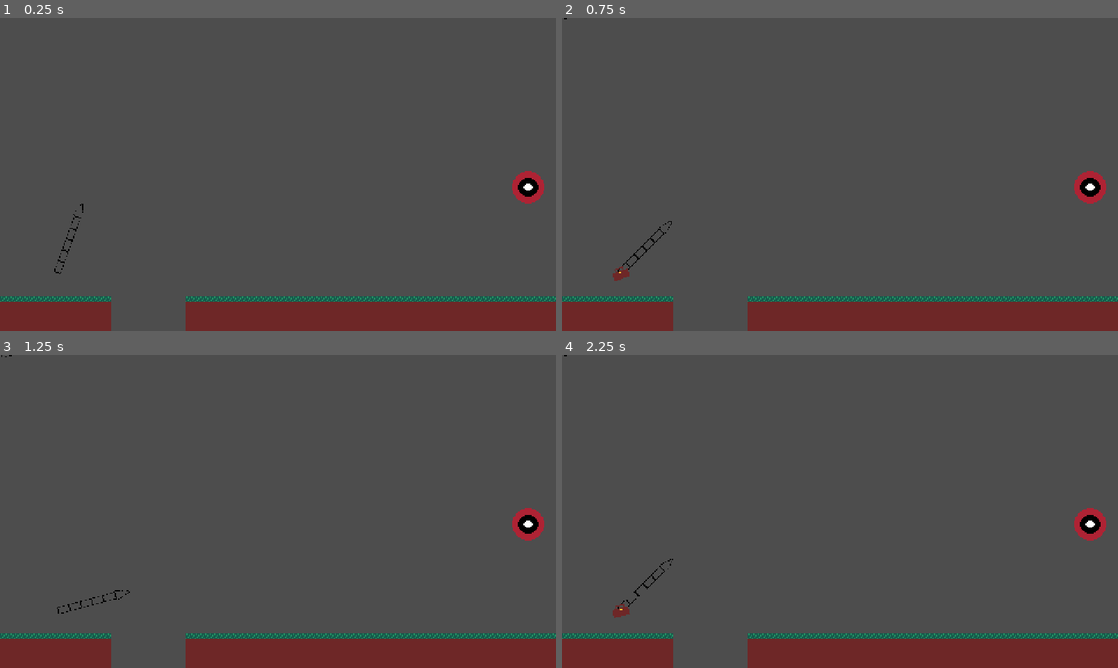
Above: before the commit, frames 1-4 (two rows, left to right).
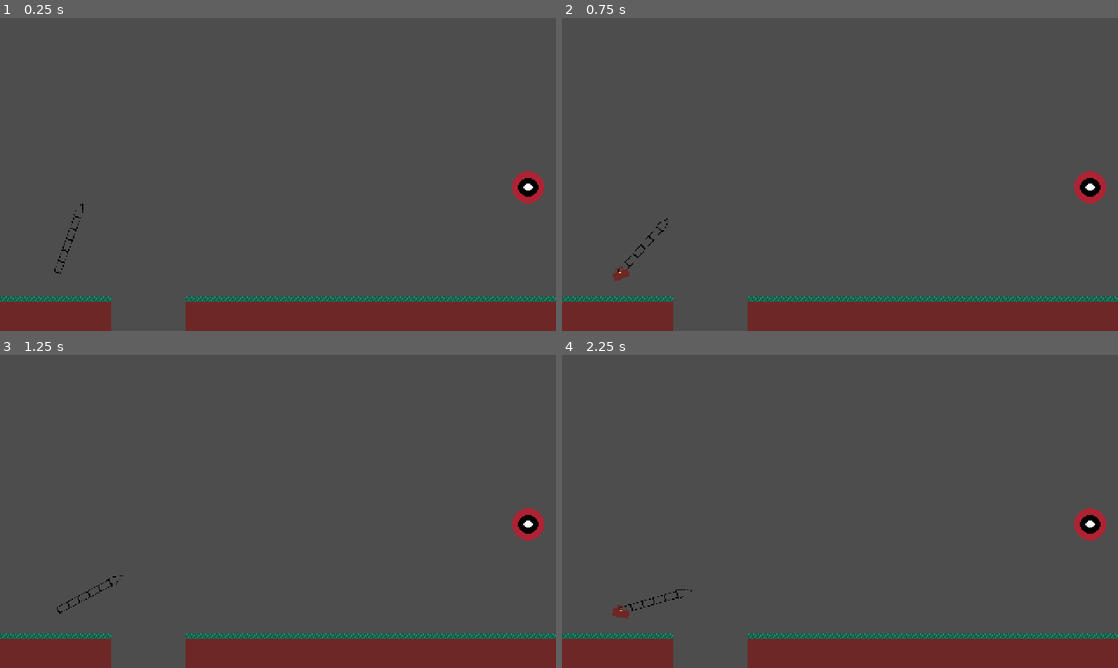
Above: after the commit, the same moments.

Repository: VarnCc/koffer
Game: Godot game, scene res://main.tscn
The game is run twice, just before and just after one commit, with the same random seed, the same clock (stepped at 60 frames per second) and the same inputs.
Inputs:
- Up to frame 1 (0.25 s): no input
- Up to frame 2 (0.75 s): tap Space (shoot) at 0.6 s
- Up to frame 3 (1.25 s): no input
- Up to frame 4 (2.25 s): tap Space (shoot) at 1.35, 2.1 s

Frame 1 is identical in both runs. In frame 2, 0.1% of the frame differs, in the area x 0-20%, y 0-81%; in frame 3, 0.1%; in frame 4, 0.2%, in the area x 0-24%, y 0-85%.

Commit message:
Bug Fixxes AimArrow

Diff:
--- a/main.gd
+++ b/main.gd
@@ -68,18 +68,21 @@
 	spawn_target()
 
 	shot_active = false
+	$Player.can_charge = true
 
 func _on_projectile_miss():
 	print("miss")
 	combo = 1.0
 
 	shot_active = false
+	$Player.can_charge = true
 
 func _on_projectile_out_of_view():
 	print("miss")
 	combo = 1.0
 
 	shot_active = false
+	$Player.can_charge = true
 
 func _on_player_shot_request(direction: Vector2, power: float):
 	if shot_active:
--- a/main.tscn
+++ b/main.tscn
@@ -101,5 +101,3 @@
 texture = ExtResource("1_ig7tw")
 
 [node name="GameTimer" type="Timer" parent="." unique_id=889713443]
-
-[node name="Player" parent="." unique_id=343612898 instance=ExtResource("5_lquwl")]
--- a/player.gd
+++ b/player.gd
@@ -4,6 +4,7 @@
 
 signal shot_request(locked_direction, powering_value)
 
+var can_charge := true
 var aim_value = 0.0
 var aim_direction = 1.0
 var aim_speed = 0.75
@@ -24,6 +25,13 @@
 
 # Called every frame. 'delta' is the elapsed time since the previous frame.
 func _process(delta: float) -> void:
+
+		if not can_charge:
+			aim_locked = false
+			power_value = 0.0
+			fill_mat.set_shader_parameter("power", 0.0)
+			return
+
 		if Input.is_action_just_pressed("shoot") and not aim_locked:
 			aim_locked = true
 			aim_locked_value = aim_value
@@ -54,6 +62,7 @@
 		if Input.is_action_just_released("shoot") and aim_locked:
 			powering_value = power_value
 			emit_signal("shot_request", locked_direction, powering_value)
+			can_charge = false
 			aim_locked = false
 			power_value = 0.0
 			print("Power locked: ", powering_value)
@@ -68,7 +77,6 @@
 			show_direction = locked_direction
 		$AimArrow.rotation = show_direction.angle()
 
-		#$PowerBarBG/PowerBar.size.x = 60 * power_value
 		fill_mat.set_shader_parameter("power", power_value if aim_locked else 0.0)
 
 func angle_calculat():
--- a/projectile.gd
+++ b/projectile.gd
@@ -4,6 +4,7 @@
 signal hit
 signal miss
 signal out_of_view
+signal finish_realse
 
 func final():
 	if finished:
@@ -17,6 +18,7 @@
 	if position.x < 0 or position.x > screen_size.x +20:
 		print("Outof view")
 		final()
+		emit_signal("finish_realse")
 		emit_signal("out_of_view")
 		queue_free()
 
@@ -33,10 +35,12 @@
 		final()
 		print("Miss (hit body): ", body.name)
 		emit_signal("miss")
+		emit_signal("finish_realse")
 		queue_free()
 
 	if body.is_in_group("Target"):
 		final()
 		print("hit")
+		emit_signal("finish_realse")
 		emit_signal("hit")
 		queue_free()
